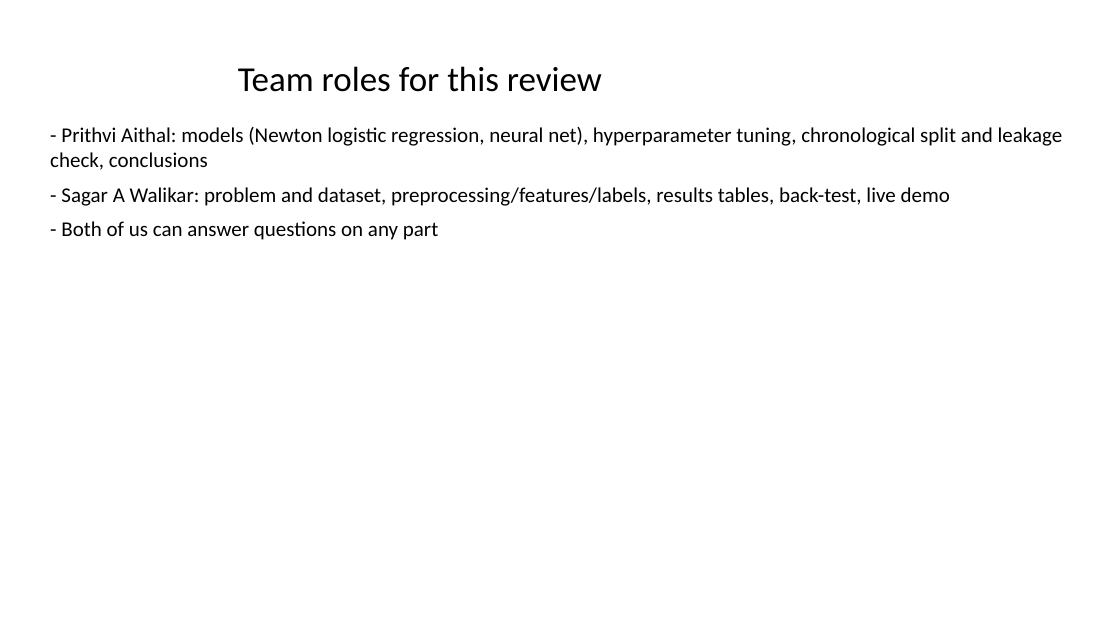
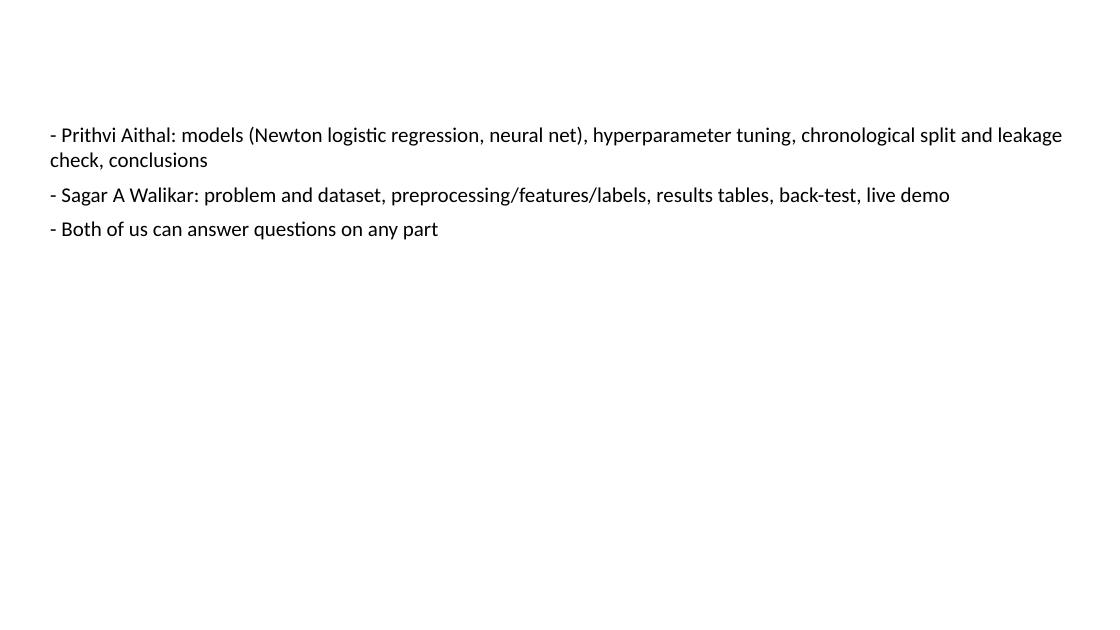
Before and after one commit to Prithvi-Aithal/wsb-market-prediction, a slide deck: slide 13 of docs/presentation.pptx. Drawn at 1120x630 pixels with LibreOffice and Linux fonts; fonts in the diff are those of the drawing. Boxes give left, top, right and bottom in pixels: in the first picture for what was removed or moved away, otherwise in the second. Text is boxed around its words. In the diff, an @@ line names an element or a change of style, - is before the commit and + after.

Commit message:
Fix chart legend overlap, soften tuning conclusion, center slide titles

```diff
--- a/docs/presentation.pptx
+++ b/docs/presentation.pptx
@@ title removed at <box>238,66,602,92</box> @@
-Team roles for this review
```
Also in this commit, not shown: 11 other slides changed, 2 slides added, 2 slides removed, 5 other files.
